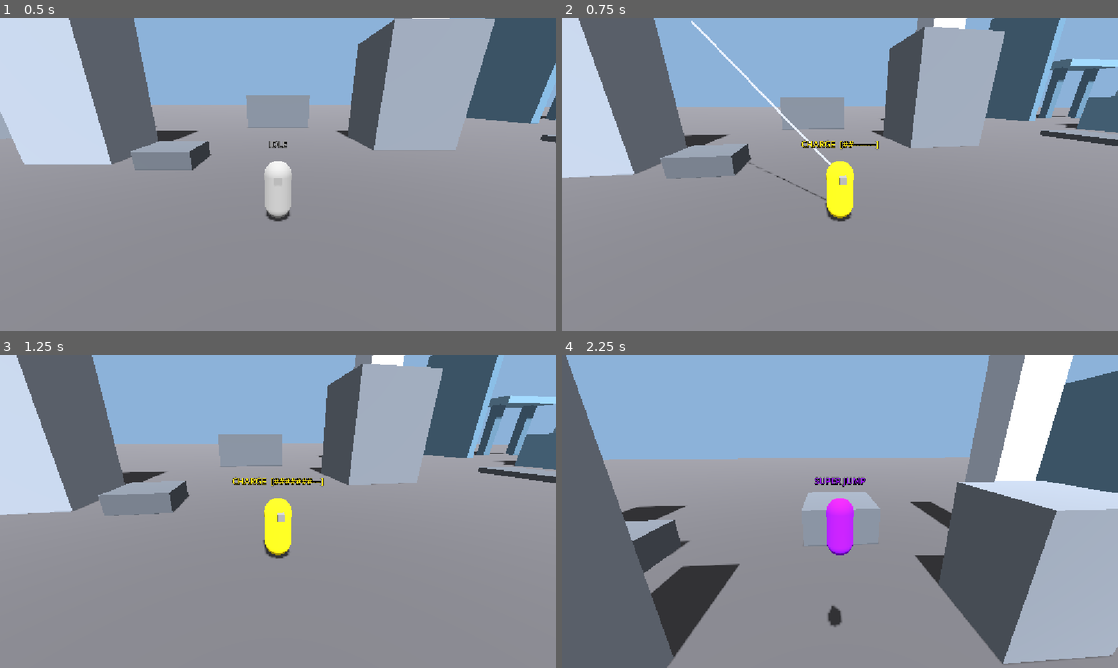
Above: before the commit, frames 1-4 (two rows, left to right).
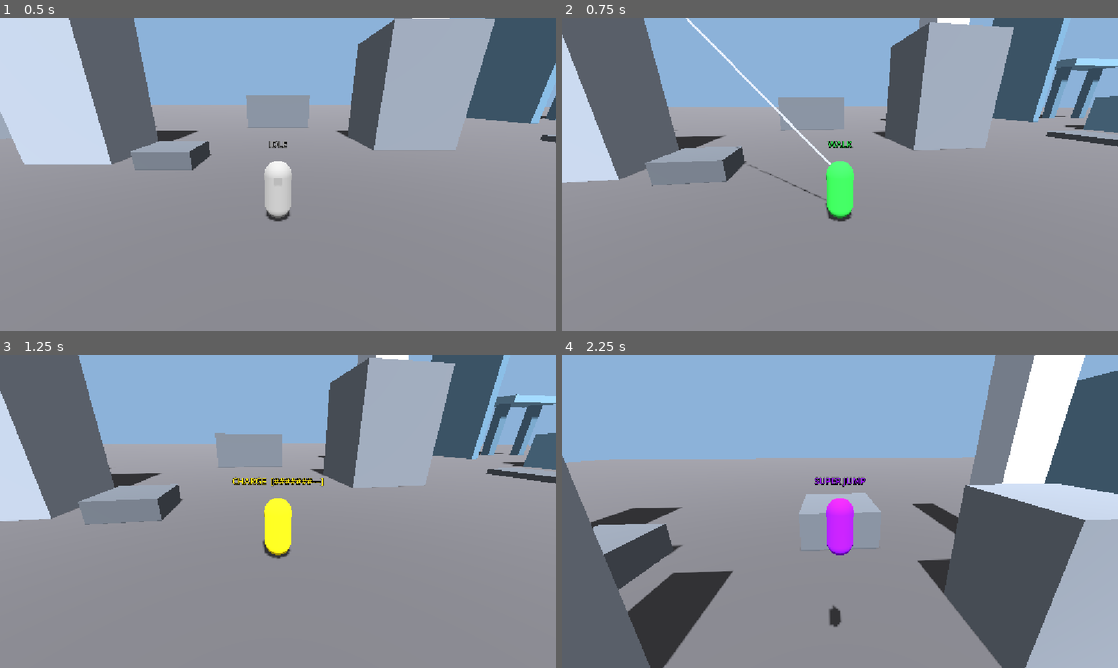
Above: after the commit, the same moments.

Repository: chesta132/spider-physics
Game: Godot game, scene res://scenes/main.tscn
The game is run twice, just before and just after one commit, with the same random seed, the same clock (stepped at 60 frames per second) and the same inputs.
Inputs (mouse positions are in pixels of both pictures, inside the frame that each line leads up to):
- Up to frame 1 (0.5 s): no input
- Up to frame 2 (0.75 s): tap Enter at 0.5 s; move the mouse to (867, 174) at 0.52 s; hold W (move_forward) from 0.53 s (still down); hold Space (jump) from 0.53 s (still down); click (867, 174) at 0.67 s
- Up to frame 3 (1.25 s): keep holding W (move_forward); keep holding Space (jump)
- Up to frame 4 (2.25 s): keep holding W (move_forward); move the mouse to (812, 511) at 1.27 s; release Space (jump) at 1.28 s; tap Mouse wheel up (cam_zoom_in) at 1.35 s; tap Space (jump) at 1.52, 1.55, 1.82 s; move the mouse to (851, 505) at 2.02 s; hold Mouse wheel down (cam_zoom_out) from 2.03 s (still down)

Frame 1 is identical in both runs. In frame 2, 7.0% of the frame differs, in the area x 0-100%, y 0-65%; in frame 3, 7.6%; in frame 4, 12%, in the area x 0-100%, y 0-100%.

Commit message:
Add SWING JUMP state for launches out of an up-swing; charge only brakes after the hold delay

Diff:
--- a/scripts/player_controller.gd
+++ b/scripts/player_controller.gd
@@ -5,14 +5,14 @@
 ## move_and_slide resolves contacts. Godot's solver owns the touchdown; this script only reads it.
 ## Child "Visual" is cosmetic only; its "Body" mesh is recolored per state.
 
-enum State { IDLE, WALK, RUN, JUMP, FALL, FLY, CHARGE, SUPER, DIVE, FAST_DIVE, LAND, ZIP, WATCHING, SWING_UP, SWING_DOWN }
-const STATE_NAMES := ["IDLE", "WALK", "RUN", "JUMP", "FALL", "DEV-FLY", "CHARGE", "SUPER JUMP", "DIVE", "FAST DIVE", "LAND", "ZIP", "WATCHING", "SWING UP", "SWING DOWN"]
+enum State { IDLE, WALK, RUN, JUMP, FALL, FLY, CHARGE, SUPER, DIVE, FAST_DIVE, LAND, ZIP, WATCHING, SWING_UP, SWING_DOWN, SWING_JUMP }
+const STATE_NAMES := ["IDLE", "WALK", "RUN", "JUMP", "FALL", "DEV-FLY", "CHARGE", "SUPER JUMP", "DIVE", "FAST DIVE", "LAND", "ZIP", "WATCHING", "SWING UP", "SWING DOWN", "SWING JUMP"]
 const STATE_COLORS := [
 	Color(0.6, 0.6, 0.6), Color(0.2, 0.8, 0.3), Color(1.0, 0.55, 0.0),
 	Color(0.2, 0.8, 1.0), Color(0.9, 0.2, 0.8), Color(1.0, 1.0, 1.0),
 	Color(1.0, 0.9, 0.1), Color(0.6, 0.1, 1.0), Color(0.1, 0.3, 1.0),
 	Color(1.0, 0.1, 0.1), Color(0.5, 0.3, 0.1), Color(0.0, 0.95, 0.85), Color(0.55, 0.35, 0.95),
-	Color(0.35, 0.8, 1.0), Color(0.1, 0.35, 0.9),
+	Color(0.35, 0.8, 1.0), Color(0.1, 0.35, 0.9), Color(0.95, 1.0, 0.35),
 ]
 
 const MASS := 70.0           # kg
@@ -36,6 +36,9 @@
 const LAND_DROP := 3.0       # m, a fall this far below the air peak counts as a heavy landing
 const TURN_RATE := 12.0      # 1/s, visual turn smoothing
 const SWING_VY := 1.5        # m/s, |velocity.y| above this splits the swing into up/down states
+const SWING_JUMP_UP := 6.0   # m/s, upward kick of a jump taken out of a swing
+const SWING_JUMP_FWD := 3.0  # m/s, forward kick of a swing jump
+const SWING_LAUNCH_TIME := 0.8  # s, how long a swing launch keeps the SWING JUMP state
 const FLY_SPEED := 14.0      # m/s, dev noclip only
 
 var state := State.IDLE
@@ -59,6 +62,8 @@
 var launch_super := false    # true while rising from a super jump
 var landing := false         # true from a heavy touchdown until the player gives input
 var watching := false        # perched on a rooftop edge, holding still until input
+var holding := false         # jump held on the ground, before the charge delay elapses
+var swing_launch_t := 0.0    # s, SWING JUMP window left after leaving an up-swing
 var diving := false
 var fast := false
 var air_peak := 0.0          # m, highest point since leaving the ground
@@ -79,7 +84,9 @@
 		fly = not fly
 		velocity = Vector3.ZERO
 		charging = false
+		holding = false
 		launch_super = false
+		swing_launch_t = 0.0
 		landing = false
 		drag_loss = 0.0
 	wish = _camera_relative_wish()
@@ -116,17 +123,28 @@
 	diving = not grounded and velocity.y < 0.0 and air_peak - global_position.y >= DIVE_DROP
 	fast = diving and Input.is_action_pressed("fast_dive")
 
-	# Jump: a press starts a charge on the ground. The release picks tap jump or super jump.
+	# Jump: a press starts a hold on the ground. Movement is untouched until the hold passes
+	# TAP_TIME; only then does the crouch-charge engage and brake. Release picks tap or super.
 	if grounded and Input.is_action_just_pressed("jump"):
-		charging = true
+		holding = true
 		charge_t = 0.0
-	if charging:
+		charging = false
+	if holding:
 		if grounded:
 			charge_t += dt
+			if charge_t >= TAP_TIME:
+				charging = true  # the crouch now owns movement
 		else:
-			charging = false  # walked off the edge mid-charge: no launch
-	if charging and Input.is_action_just_released("jump"):
+			holding = false  # walked off the edge mid-hold: no launch
+			charging = false
+	if holding and Input.is_action_just_released("jump"):
+		holding = false
 		_launch()
+
+	# Swing jump: Space while a web holds you launches off the arc, with its own state.
+	if Input.is_action_just_pressed("jump") and not grounded and _web_on():
+		_swing_jump()
+	swing_launch_t = maxf(swing_launch_t - dt, 0.0)
 
 	if charging:
 		want = Vector3.ZERO  # crouch-charge: brake horizontally, WASD only sets the launch direction
@@ -182,6 +200,8 @@
 	var kick: Vector3 = w.release(fwd, velocity.length())
 	if kick != Vector3.ZERO:
 		velocity += kick
+		if velocity.y > 0.0:
+			swing_launch_t = SWING_LAUNCH_TIME  # released on the up-swing: a swing launch
 
 
 func _web_step(dt: float) -> Vector3:
@@ -270,8 +290,22 @@
 		_web_input()
 
 
+func _swing_jump() -> void:
+	var fwd := _flat_forward()
+	web_l.release(fwd, velocity.length())
+	web_r.release(fwd, velocity.length())
+	var kick := Vector3.UP * SWING_JUMP_UP + fwd * SWING_JUMP_FWD
+	velocity += kick
+	swing_launch_t = SWING_LAUNCH_TIME
+	last_impulse = MASS * kick
+	last_event = "Swing jump"
+	charging = false
+	holding = false
+
+
 func _launch() -> void:
 	charging = false
+	holding = false
 	landing = false
 	var tap := charge_t < TAP_TIME
 	var charge := 0.0 if tap else clampf(charge_t / CHARGE_TIME, 0.0, 1.0)
@@ -293,6 +327,7 @@
 	last_impulse = Vector3(0, MASS * impact, 0)  # Ch.6: J = m dv, the ground removes this momentum
 	peak_fn = MASS * G + impact_force
 	launch_super = false
+	swing_launch_t = 0.0
 	landing = drop >= LAND_DROP
 	last_event = "Landing"
 
@@ -311,6 +346,8 @@
 		if state == State.SWING_UP or state == State.SWING_DOWN:
 			return state
 		return State.SWING_UP
+	if not grounded and swing_launch_t > 0.0 and velocity.y > 0.0:
+		return State.SWING_JUMP
 	if grounded and landing:
 		return State.LAND
 	if charging:
--- a/tests/step2_check.gd
+++ b/tests/step2_check.gd
@@ -80,5 +80,45 @@
 	check("holding Shift in dive reaches FAST DIVE", fast.fast_seen)
 	check("fast dive reaches higher speed than normal dive", fast.dive_speed > sup.dive_speed)
 
+	# 8. Hold delay: a tap jump must not brake; only a long hold charges and brakes
+	p.global_position = Vector3(0, 0.1, 40)
+	p.velocity = Vector3.ZERO
+	for i in 10:
+		await physics_frame
+	Input.action_press("move_forward")
+	for i in 40:
+		await physics_frame
+	var pre: float = Vector2(p.velocity.x, p.velocity.z).length()
+	Input.action_press("jump")
+	for i in 2:
+		await physics_frame
+	var mid: float = Vector2(p.velocity.x, p.velocity.z).length()
+	Input.action_release("jump")
+	await physics_frame
+	check("tap jump does not brake (%.2f -> %.2f m/s)" % [pre, mid], mid > pre * 0.85)
+	check("tap jump never enters CHARGE", p.state != PC.State.CHARGE)
+	Input.action_release("move_forward")
+	for i in 90:
+		await physics_frame
+
+	p.global_position = Vector3(0, 0.1, 40)
+	p.velocity = Vector3.ZERO
+	for i in 10:
+		await physics_frame
+	Input.action_press("move_forward")
+	for i in 40:
+		await physics_frame
+	var moving: float = Vector2(p.velocity.x, p.velocity.z).length()
+	Input.action_press("jump")
+	for i in 30:
+		await physics_frame
+	check("long hold enters CHARGE", p.state == PC.State.CHARGE)
+	var braked: float = Vector2(p.velocity.x, p.velocity.z).length()
+	check("charge brakes movement (%.2f -> %.2f m/s)" % [moving, braked], braked < 0.6)
+	Input.action_release("jump")
+	Input.action_release("move_forward")
+	for i in 120:
+		await physics_frame
+
 	print("RESULT: ", "ALL PASS" if fails == 0 else "%d FAIL" % fails)
 	quit(1 if fails else 0)
--- a/tests/step3_check.gd
+++ b/tests/step3_check.gd
@@ -3,6 +3,7 @@
 ## release cases A/B; falling strand; F3 pendulum readout.
 ## Run: godot --headless -s tests/step3_check.gd
 
+const PC := preload("res://scripts/player_controller.gd")
 const MASS := 70.0
 const G := 9.8
 var fails := 0
@@ -118,5 +119,31 @@
 	check("HUD shows tension and circular metrics", txt.contains("T =") and txt.contains("a_c = v^2/r") and txt.contains("F_c = m v^2/r"))
 	print("HUD pendulum lines:\n", txt)
 
+	# 8. Swing jump: Space out of a swing gets its own state
+	for i in 60:
+		await physics_frame
+	p.global_position = Vector3(0, 9.0, 12.0)
+	p.velocity = Vector3.ZERO
+	for i in 5:
+		await physics_frame
+	cam.rotation.x = -0.9
+	cam.rotation.y = 0.0
+	check("swing re-attached for the swing-jump test", wl.fire(cam, p.get_rid()))
+	var rose := false
+	for i in 60:
+		await physics_frame
+		if p.velocity.y > 1.0:
+			rose = true
+			break
+	check("body is ascending on the web", rose)
+	Input.action_press("jump")
+	for i in 3:
+		await physics_frame
+	Input.action_release("jump")
+	check("Space on a swing gives SWING JUMP (state %s)" % PC.STATE_NAMES[p.state], p.state == PC.State.SWING_JUMP)
+	check("swing jump releases the web", not p._web_on())
+	for i in 60:
+		await physics_frame
+
 	print("RESULT: ", "ALL PASS" if fails == 0 else "%d FAIL" % fails)
 	quit(1 if fails else 0)
